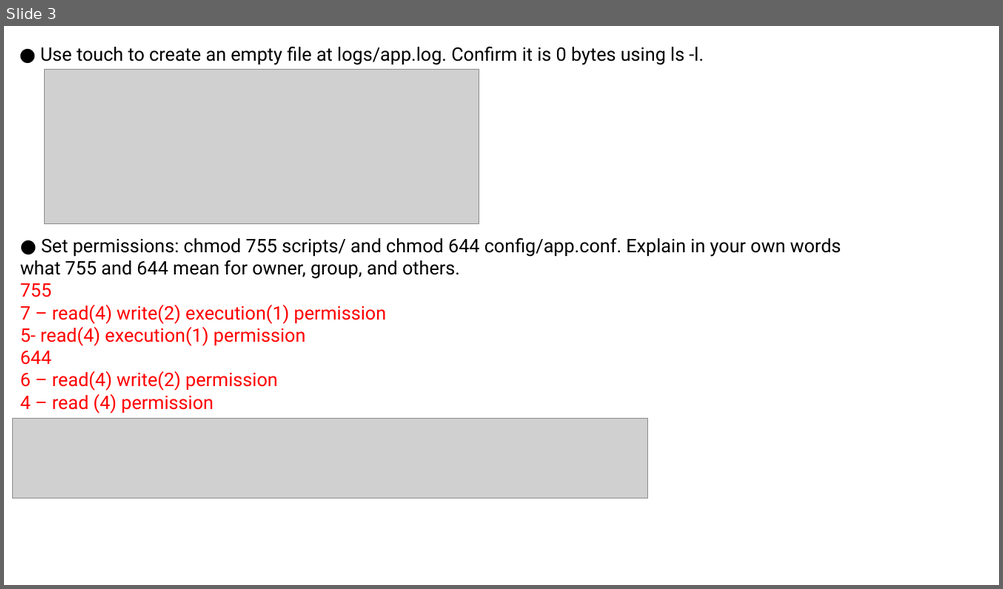
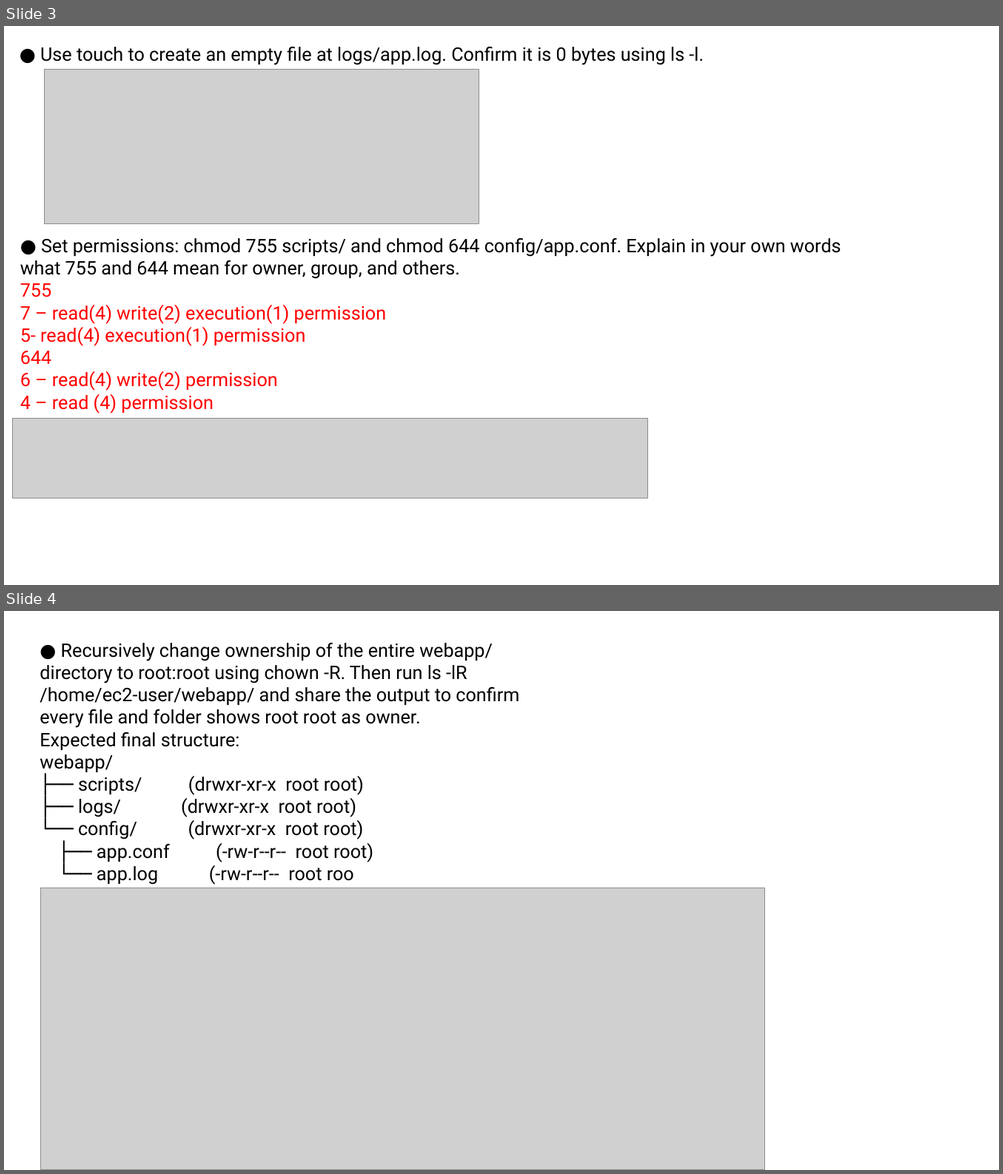
Before and after one commit to yuvarajHeroVired/-Testing-Linux-and-Server, a slide deck: Linux2.pptx. Shown one above the other, each under a label of ours: slide 3 before the commit, slides 3 and 4 after it. The pictures are 1003x589 and 1003x1174 pixels, drawn with LibreOffice and Linux fonts; fonts in the diff are those of the drawing; grey boxes stand for pictures. Boxes give left, top, right and bottom in pixels: in the first picture for what was removed or moved away, otherwise in the second. Text is boxed around its words. In the diff, an @@ line names an element or a change of style, - is before the commit and + after.

```diff
--- a/Linux2.pptx
+++ b/Linux2.pptx
@@ slide 4 added at <box>4,611,999,1170</box>, background #FFFFFF @@
@@ text added at <box>40,643,519,885</box>, 18 pt, text #000000 @@
+● Recursively change ownership of the entire webapp/ directory to root:root using chown -R. Then run ls -lR /home/ec2-user/webapp/ and share the output to confirm every file and folder shows root root as owner.
+Expected final structure:
+webapp/
+├── scripts/ (drwxr-xr-x root root)
+├── logs/ (drwxr-xr-x root root)
+└── config/ (drwxr-xr-x root root)
+├── app.conf (-rw-r--r-- root root)
+└── app.log (-rw-r--r-- root roo
@@ picture added at <box>40,889,764,1170</box> @@
```
Also in this commit, not shown: 4 other slides added.
